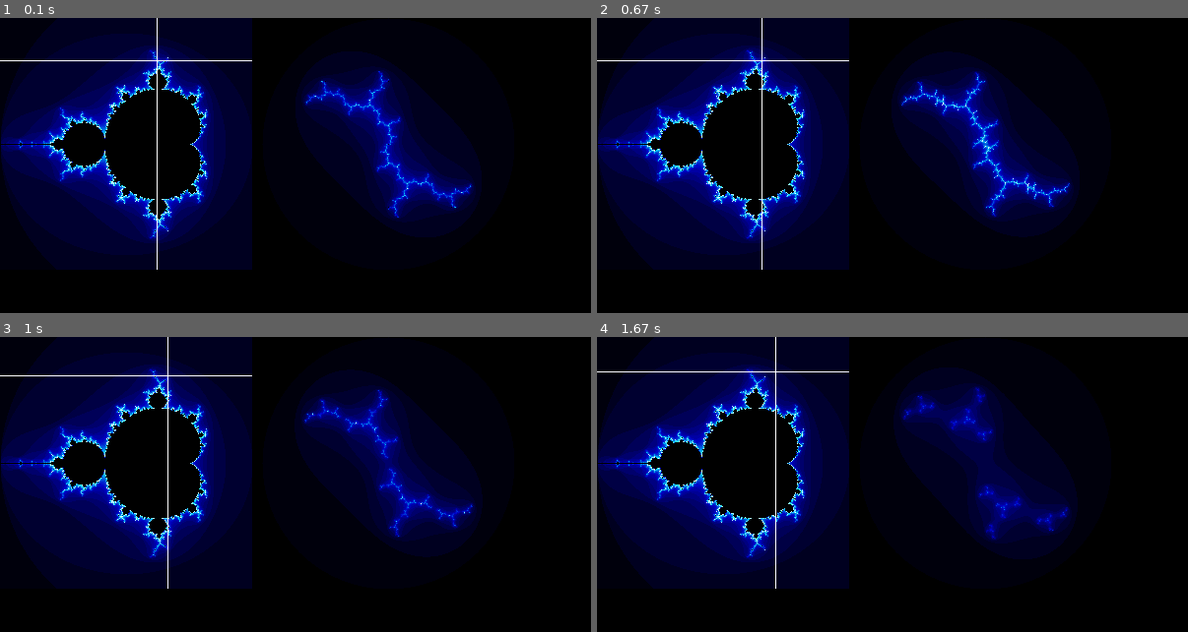
Above: before the commit, frames 1-4 (two rows, left to right).
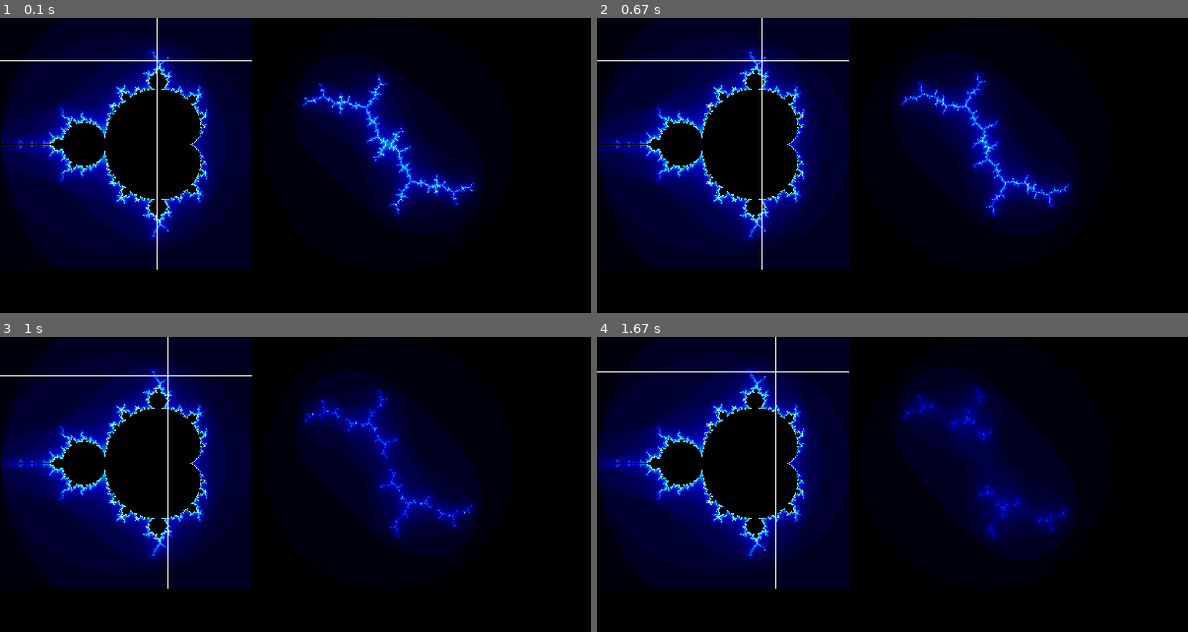
Above: after the commit, the same moments.

Repository: tisnik/fractals
Game: pygame game, started from complex/julia_interactive.py
The game is run twice, just before and just after one commit, with the same random seed, the same clock (stepped at 60 frames per second) and the same inputs.
Inputs:
- Up to frame 1 (0.1 s): no input
- Up to frame 2 (0.67 s): hold Right from 0.33 s (still down)
- Up to frame 3 (1 s): release Right at 0.8 s; hold Up from 0.83 s (still down)
- Up to frame 4 (1.67 s): release Up at 1.13 s; hold Right 1.17-1.63 s

The runs differ from the first frame. In frame 1, 2.7% of the frame differs, in the area x 50-81%, y 17-68%; in frame 2, nothing differs; in frame 3, nothing differs; in frame 4, nothing differs.

Commit message:
Draw the Julia fractal inside the event loop

Diff:
--- a/complex/julia_interactive.py
+++ b/complex/julia_interactive.py
@@ -55,6 +55,7 @@
     cy_scr = image1.get_width()/2-1 - 42*2
     cx_scr_delta = 0
     cy_scr_delta = 0
+    first_draw = True
 
     while True:
         for event in pygame.event.get():
@@ -103,7 +104,8 @@
             cy_scr = image1.get_height()-1
 
         # recalculate Julia set if needed
-        if cx_scr_delta != 0 or cy_scr_delta != 0:
+        if cx_scr_delta != 0 or cy_scr_delta != 0 or first_draw:
+            first_draw = False
             scale_x = (XMAX-XMIN) / image1.get_width()
             scale_y = (YMAX-YMIN) / image1.get_height()
 
@@ -189,7 +191,6 @@
     image2 = pygame.Surface([IMAGE_WIDTH, IMAGE_HEIGHT])
 
     recalc_mandelbrot(image1, palette_blues.palette, XMIN, YMIN, XMAX, YMAX, MAXITER)
-    recalc_julia(image2, palette_blues.palette, -2.0, -2.0, 2.0, 2.0, 0.0, -1.0, MAXITER)
     event_loop(display, image1, image2, clock, recalc_julia)
 
 
